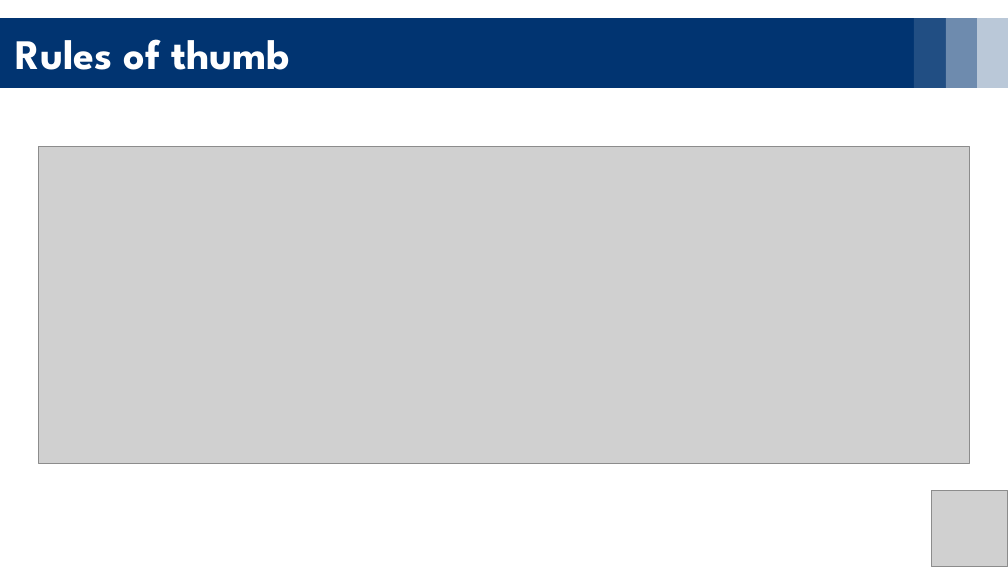
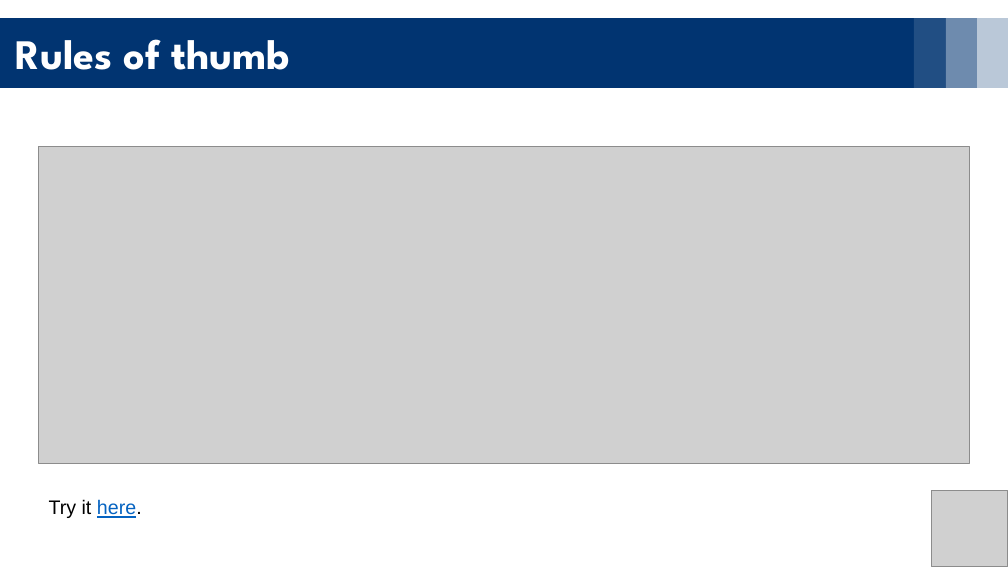
Before and after one commit to YoavRozov/FRC-Programming-Intro, a slide deck: slide 10 of Chapter 3 - ControlTheory/ControlTheory.pptx. Drawn at 1008x567 pixels with LibreOffice and Linux fonts; fonts in the diff are those of the drawing; grey boxes stand for pictures. Boxes give left, top, right and bottom in pixels: in the first picture for what was removed or moved away, otherwise in the second. Text is boxed around its words. In the diff, an @@ line names an element or a change of style, - is before the commit and + after.

```diff
--- a/Chapter 3 - ControlTheory/ControlTheory.pptx
+++ b/Chapter 3 - ControlTheory/ControlTheory.pptx
@@ text added at (49,499,142,518), 14 pt, text #000000 @@
+Try it here.
```
Also in this commit, not shown: 2 other files.
